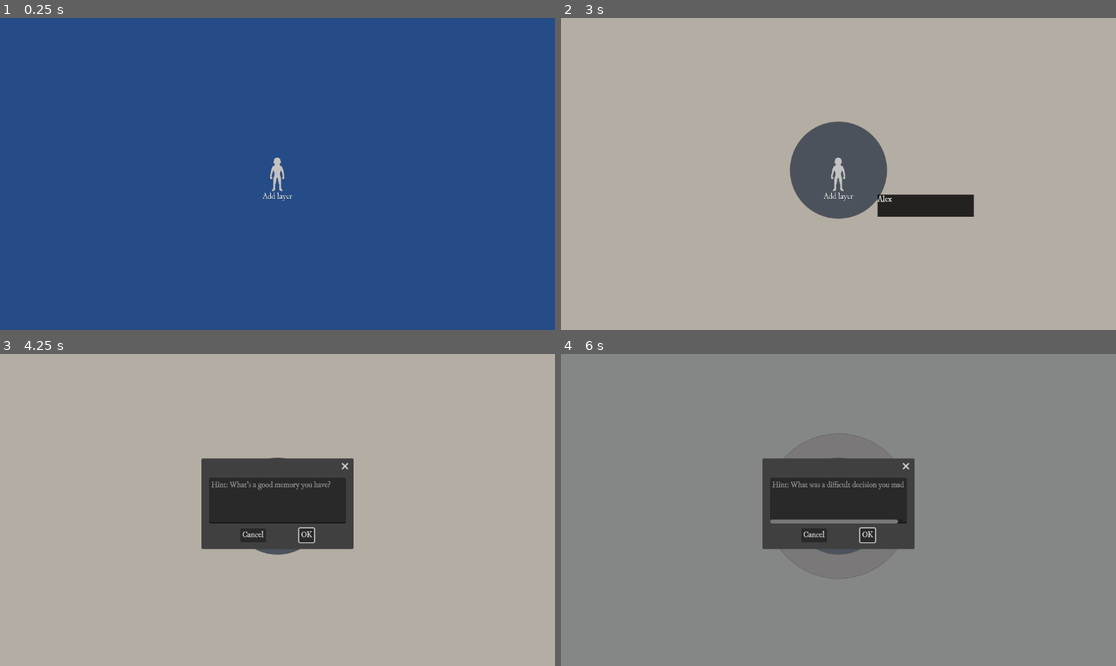
Above: before the commit, frames 1-4 (two rows, left to right).
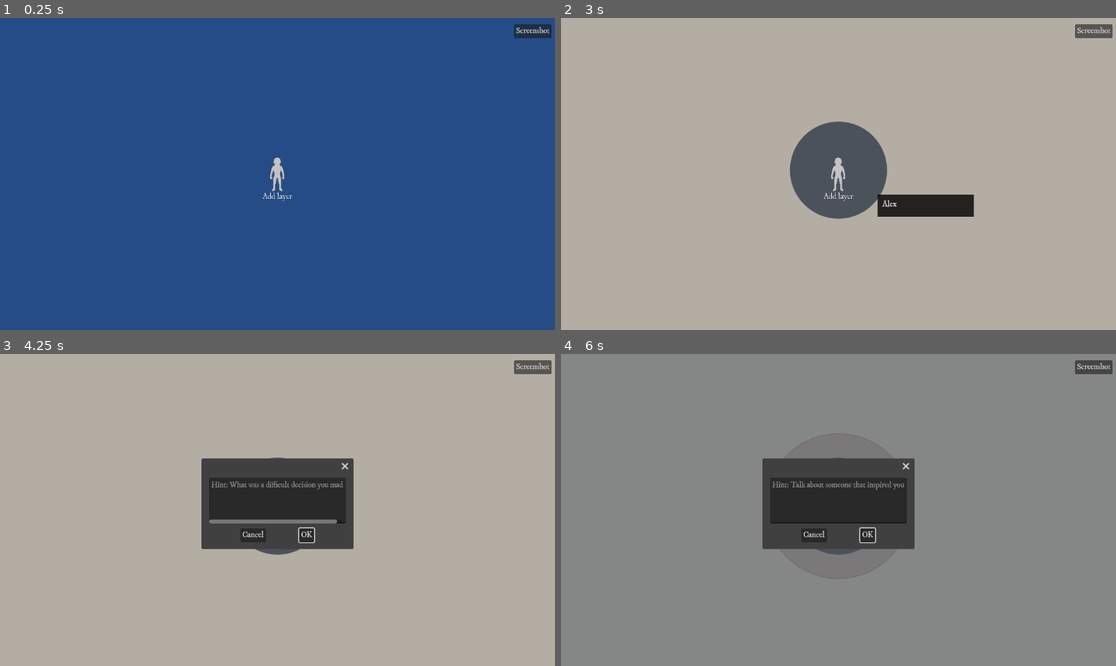
Above: after the commit, the same moments.

Repository: francosorbello/the-hand-that-guides-me
Game: Godot game, scene res://main.tscn
Two runs of this game, one before a commit and one after it. Both use one fixed random seed, a clock stepped at 60 frames per second and the inputs below.
Inputs (mouse positions are in pixels of both pictures, inside the frame that each line leads up to):
- Up to frame 1 (0.25 s): no input
- Up to frame 2 (3 s): click "[center]Add layer[/center]" at 0.5 s; click (838, 164) at 1.27 s; type "Alex" at 1.35 s; click (1093, 30) at 2 s, where only the run after the commit has a clickable "Screenshot"; click "OK" at 2.75 s
- Up to frame 3 (4.25 s): click "[center]Add layer[/center]" at 3.5 s
- Up to frame 4 (6 s): click "OK" at 4.25 s; click (1093, 366) at 5 s, where only the run after the commit has a clickable "Screenshot"; click "[center]Add layer[/center]" at 5.75 s

The runs differ from the first frame. In frame 1, 0.3% of the frame differs, in the area x 92-100%, y 2-7%; in frame 2, 0.3%; in frame 3, 0.8%; in frame 4, 0.8%, in the area x 37-100%, y 2-55%.

Commit message:
first attempt at screenshots

Diff:
--- a/circle/circle.gd
+++ b/circle/circle.gd
@@ -7,9 +7,10 @@
 var selected_color = Color.WHITE
 var text : String
 
+@export var tooltip_scene : PackedScene
+
 func _draw() -> void:
     draw_circle(Vector2.ZERO, max_radius, selected_color,true,-1,true)
-    pass
 
 func get_random_color() -> Color:
     return Color(randf(), randf(), randf())
@@ -20,7 +21,6 @@
 func set_radius(min_r : float, max_r):
     min_radius = min_r
     max_radius = max_r
-
 
 func _process(_delta: float) -> void:
     if not mouse_inside && inside_circle():
@@ -44,3 +44,17 @@
 func _on_mouse_exited() -> void:
     TooltipManager.hide_tooltip()
     pass # Replace with function body.
+
+func show_circle_tooltip() -> void:
+    # var tooltip = $Tooltip as Tooltip2
+
+    # tooltip.global_position = global_position
+    # tooltip.position = Vector2(0,-max_radius/2);
+
+    # tooltip.show_tooltip(text)
+    # tooltip.follow_mouse = false
+
+    pass # Replace with function body.
+
+func hide_circle_tooltip() -> void:
+    pass
--- a/circle/circle.tscn
+++ b/circle/circle.tscn
@@ -1,6 +1,7 @@
-[gd_scene load_steps=2 format=3 uid="uid://d2x4jfmvfgb2p"]
+[gd_scene load_steps=3 format=3 uid="uid://d2x4jfmvfgb2p"]
 
 [ext_resource type="Script" path="res://circle/circle.gd" id="1_4c3ye"]
+[ext_resource type="PackedScene" uid="uid://b2qs3o2u4gwpr" path="res://tooltip/tooltip2.tscn" id="2_4kfao"]
 
 [node name="Circle" type="Control"]
 layout_mode = 3
@@ -12,6 +13,10 @@
 grow_horizontal = 2
 grow_vertical = 2
 script = ExtResource("1_4c3ye")
+tooltip_scene = ExtResource("2_4kfao")
+
+[node name="Tooltip" parent="." instance=ExtResource("2_4kfao")]
+layout_mode = 0
 
 [connection signal="mouse_entered" from="." to="." method="_on_mouse_entered"]
 [connection signal="mouse_exited" from="." to="." method="_on_mouse_exited"]
--- a/circle/view/circle_manager.gd
+++ b/circle/view/circle_manager.gd
@@ -1,5 +1,5 @@
 extends Control
-
+class_name CircleManager
 @export var circle_scene : PackedScene
 @export var start_radius : float
 @export var radius_increment : float
--- a/main.gd
+++ b/main.gd
@@ -3,3 +3,14 @@
 func _on_button_pressed() -> void:
     $ConfirmationDialog.popup_centered()
     pass # Replace with function body.
+
+
+func show_all_dialogs() -> void:
+    var circle_manager = $MainViewport/SubViewport/Circles/SubViewport/CircleManager as CircleManager
+    for circle in circle_manager.circles:
+        circle.show_circle_tooltip()
+
+func _process(delta: float) -> void:
+    if Input.is_action_just_pressed("show_tooltips"):
+        show_all_dialogs()
+        pass # Replace with function body.
--- a/main.tscn
+++ b/main.tscn
@@ -6,6 +6,7 @@
 [ext_resource type="PackedScene" uid="uid://dd8gd32amx4ql" path="res://utils/color_manager.tscn" id="2_j6bn2"]
 [ext_resource type="Script" path="res://ui/bg.gd" id="2_krwko"]
 [ext_resource type="PackedScene" uid="uid://6cyx6ald7r3t" path="res://circle/view/circle_manager.tscn" id="4_3ij8m"]
+[ext_resource type="PackedScene" uid="uid://c8ks3p3lxhuul" path="res://screenshot/save_screenshot.tscn" id="6_ky4er"]
 [ext_resource type="PackedScene" uid="uid://cb5hfup1d75tj" path="res://camera/player_camera.tscn" id="8_47et2"]
 [ext_resource type="AudioStream" uid="uid://drnsrjpajw1f" path="res://assets/Do - Fa interestelar.mp3" id="8_e71v0"]
 
@@ -18,7 +19,20 @@
 grow_vertical = 2
 script = ExtResource("1_4adpl")
 
-[node name="BG" type="SubViewportContainer" parent="."]
+[node name="CanvasLayer" type="CanvasLayer" parent="."]
+
+[node name="Button" type="Button" parent="CanvasLayer"]
+anchors_preset = 1
+anchor_left = 1.0
+anchor_right = 1.0
+offset_left = -85.0
+offset_top = 13.0
+offset_right = -7.0
+offset_bottom = 42.0
+grow_horizontal = 0
+text = "Screenshot"
+
+[node name="MainViewport" type="SubViewportContainer" parent="."]
 layout_mode = 1
 anchors_preset = 15
 anchor_right = 1.0
@@ -26,12 +40,27 @@
 grow_horizontal = 2
 grow_vertical = 2
 
-[node name="SubViewport" type="SubViewport" parent="BG"]
+[node name="SubViewport" type="SubViewport" parent="MainViewport"]
+disable_3d = true
 handle_input_locally = false
 size = Vector2i(1152, 648)
 render_target_update_mode = 4
 
-[node name="BG" type="ColorRect" parent="BG/SubViewport"]
+[node name="BG" type="SubViewportContainer" parent="MainViewport/SubViewport"]
+anchors_preset = 15
+anchor_right = 1.0
+anchor_bottom = 1.0
+offset_right = 640.0
+offset_bottom = 136.0
+grow_horizontal = 2
+grow_vertical = 2
+
+[node name="SubViewport" type="SubViewport" parent="MainViewport/SubViewport/BG"]
+handle_input_locally = false
+size = Vector2i(1152, 648)
+render_target_update_mode = 4
+
+[node name="BG" type="ColorRect" parent="MainViewport/SubViewport/BG/SubViewport"]
 z_index = -4096
 anchors_preset = 15
 anchor_right = 1.0
@@ -41,48 +70,52 @@
 color = Color(0.145533, 0.29925, 0.524508, 1)
 script = ExtResource("2_krwko")
 
-[node name="Camera2D" type="Camera2D" parent="BG/SubViewport"]
+[node name="Camera2D" type="Camera2D" parent="MainViewport/SubViewport/BG/SubViewport"]
 position = Vector2(576, 324)
 
-[node name="Circles" type="SubViewportContainer" parent="."]
-layout_mode = 1
+[node name="Circles" type="SubViewportContainer" parent="MainViewport/SubViewport"]
 anchors_preset = 15
 anchor_right = 1.0
 anchor_bottom = 1.0
+offset_right = 640.0
+offset_bottom = 136.0
 grow_horizontal = 2
 grow_vertical = 2
 
-[node name="SubViewport" type="SubViewport" parent="Circles"]
+[node name="SubViewport" type="SubViewport" parent="MainViewport/SubViewport/Circles"]
+disable_3d = true
 transparent_bg = true
 handle_input_locally = false
 size = Vector2i(1152, 648)
 render_target_update_mode = 4
 
-[node name="PlayerCamera" parent="Circles/SubViewport" instance=ExtResource("8_47et2")]
+[node name="PlayerCamera" parent="MainViewport/SubViewport/Circles/SubViewport" instance=ExtResource("8_47et2")]
 
-[node name="CircleManager" parent="Circles/SubViewport" node_paths=PackedStringArray("color_manager") instance=ExtResource("4_3ij8m")]
+[node name="CircleManager" parent="MainViewport/SubViewport/Circles/SubViewport" node_paths=PackedStringArray("color_manager") instance=ExtResource("4_3ij8m")]
 offset_top = -8.0
 offset_bottom = -8.0
-color_manager = NodePath("../../../ColorManager")
+color_manager = NodePath("../../../../../ColorManager")
 
-[node name="SubViewportContainer" type="SubViewportContainer" parent="."]
-layout_mode = 1
+[node name="AddButton" type="SubViewportContainer" parent="MainViewport/SubViewport"]
 anchors_preset = 15
 anchor_right = 1.0
 anchor_bottom = 1.0
+offset_right = 640.0
+offset_bottom = 136.0
 grow_horizontal = 2
 grow_vertical = 2
 
-[node name="SubViewport" type="SubViewport" parent="SubViewportContainer"]
+[node name="SubViewport" type="SubViewport" parent="MainViewport/SubViewport/AddButton"]
+disable_3d = true
 transparent_bg = true
 handle_input_locally = false
 size = Vector2i(1152, 648)
 render_target_update_mode = 4
 
-[node name="Camera2D" type="Camera2D" parent="SubViewportContainer/SubViewport"]
+[node name="Camera2D" type="Camera2D" parent="MainViewport/SubViewport/AddButton/SubViewport"]
 position = Vector2(576, 324)
 
-[node name="AddButton" parent="SubViewportContainer/SubViewport" instance=ExtResource("1_h6nhb")]
+[node name="AddButton" parent="MainViewport/SubViewport/AddButton/SubViewport" instance=ExtResource("1_h6nhb")]
 z_index = 10
 anchors_preset = 8
 anchor_left = 0.5
@@ -96,14 +129,22 @@
 grow_horizontal = 2
 grow_vertical = 2
 
+[node name="Camera2D" type="Camera2D" parent="MainViewport"]
+position = Vector2(576, 324)
+
 [node name="ColorManager" parent="." instance=ExtResource("2_j6bn2")]
 
 [node name="ConfirmationDialog" parent="." instance=ExtResource("2_f65jh")]
+titles = Array[String](["What are you proud of?", "What was a difficult decision you made?", "What's a good memory you have?", "Is there something you would take back?", "Have you inspired someone?", "Talk about someone that inspired you", "Something that you are grateful for", "Something that you want to change"])
 
 [node name="AudioStreamPlayer" type="AudioStreamPlayer" parent="."]
 stream = ExtResource("8_e71v0")
 autoplay = true
 
-[connection signal="circle_created" from="Circles/SubViewport/CircleManager" to="BG/SubViewport/BG" method="_on_circle_manager_circle_created"]
-[connection signal="pressed" from="SubViewportContainer/SubViewport/AddButton" to="." method="_on_button_pressed"]
-[connection signal="text_confirmed" from="ConfirmationDialog" to="Circles/SubViewport/CircleManager" method="_on_confirmation_dialog_text_confirmed"]
+[node name="SaveScreenshot" parent="." node_paths=PackedStringArray("viewport") instance=ExtResource("6_ky4er")]
+viewport = NodePath("../MainViewport/SubViewport")
+
+[connection signal="pressed" from="CanvasLayer/Button" to="SaveScreenshot" method="_on_button_pressed"]
+[connection signal="circle_created" from="MainViewport/SubViewport/Circles/SubViewport/CircleManager" to="MainViewport/SubViewport/BG/SubViewport/BG" method="_on_circle_manager_circle_created"]
+[connection signal="pressed" from="MainViewport/SubViewport/AddButton/SubViewport/AddButton" to="." method="_on_button_pressed"]
+[connection signal="text_confirmed" from="ConfirmationDialog" to="MainViewport/SubViewport/Circles/SubViewport/CircleManager" method="_on_confirmation_dialog_text_confirmed"]
--- a/project.godot
+++ b/project.godot
@@ -35,6 +35,11 @@
 "events": [Object(InputEventMouseButton,"resource_local_to_scene":false,"resource_name":"","device":-1,"window_id":0,"a …(257 unchanged characters)…
 ]
 }
+show_tooltips={
+"deadzone": 0.5,
+"events": [Object(InputEventKey,"resource_local_to_scene":false,"resource_name":"","device":-1,"window_id":0,"alt_pressed":false,"shift_pressed":false,"ctrl_pressed":false,"meta_pressed":false,"pressed":false,"keycode":0,"physical_keycode":4194306,"key_label":0,"unicode":0,"location":0,"echo":false,"script":null)
+]
+}
 
 [rendering]
 
--- /dev/null
+++ b/screenshot/save_screenshot.gd
@@ -0,0 +1,19 @@
+extends Node
+
+@export var viewport : Viewport
+
+func _on_file_dialog_dir_selected(dir:String) -> void:
+    var img = viewport.get_texture().get_data()
+    img.save_png(dir + "/screenshot.png")
+
+func _on_button_pressed() -> void:
+    $FileDialog.popup()
+
+func _on_file_dialog_file_selected(path:String) -> void:
+    print("Saving screenshot to: " + path)
+    var img = viewport.get_texture().get_image()
+    var result = img.save_png(path)
+    if result == OK:
+        print("Screenshot saved to: " + path)
+    else:
+        print("Error saving screenshot to: " + path)
--- /dev/null
+++ b/screenshot/save_screenshot.tscn
@@ -0,0 +1,15 @@
+[gd_scene load_steps=2 format=3 uid="uid://c8ks3p3lxhuul"]
+
+[ext_resource type="Script" path="res://screenshot/save_screenshot.gd" id="1_of7oq"]
+
+[node name="SaveScreenshot" type="Node"]
+script = ExtResource("1_of7oq")
+
+[node name="FileDialog" type="FileDialog" parent="."]
+initial_position = 1
+size = Vector2i(345, 300)
+access = 2
+use_native_dialog = true
+
+[connection signal="dir_selected" from="FileDialog" to="." method="_on_file_dialog_dir_selected"]
+[connection signal="file_selected" from="FileDialog" to="." method="_on_file_dialog_file_selected"]
--- a/tooltip/tooltip2.tscn
+++ b/tooltip/tooltip2.tscn
@@ -11,7 +11,13 @@
 theme = SubResource("Theme_65dm8")
 script = ExtResource("1_5sx8w")
 
-[node name="RichTextLabel" type="RichTextLabel" parent="."]
+[node name="MarginContainer" type="MarginContainer" parent="."]
+layout_mode = 2
+size_flags_horizontal = 3
+theme_override_constants/margin_left = 10
+theme_override_constants/margin_top = 10
+
+[node name="RichTextLabel" type="RichTextLabel" parent="MarginContainer"]
 layout_mode = 2
 size_flags_horizontal = 3
 size_flags_vertical = 3
--- a/tooltip/tooltip_2.gd
+++ b/tooltip/tooltip_2.gd
@@ -1,11 +1,13 @@
 extends HBoxContainer
 class_name Tooltip2
+
+var follow_mouse : bool = true
 
 func _ready():
     hide_tooltip()
 
 func show_tooltip(text : String):
-    $RichTextLabel.text = text
+    $MarginContainer/RichTextLabel.text = text
     visible = true
     draw.emit()
 
@@ -13,7 +15,7 @@
     visible = false
 
 func _physics_process(_delta: float) -> void:
-    if visible:
+    if visible and follow_mouse:
         global_position = get_global_mouse_position() + Vector2(20, -10)
         # position = get_local_mouse_position() + Vector2(20, -10)
 
Not shown: 1 places in main.tscn that only renumber resources
Binary file added: screenshot/test/tesdf.png
Not shown, added: screenshot/test/tesdf.png.import
Not shown, added: screenshot/test/tesdf
